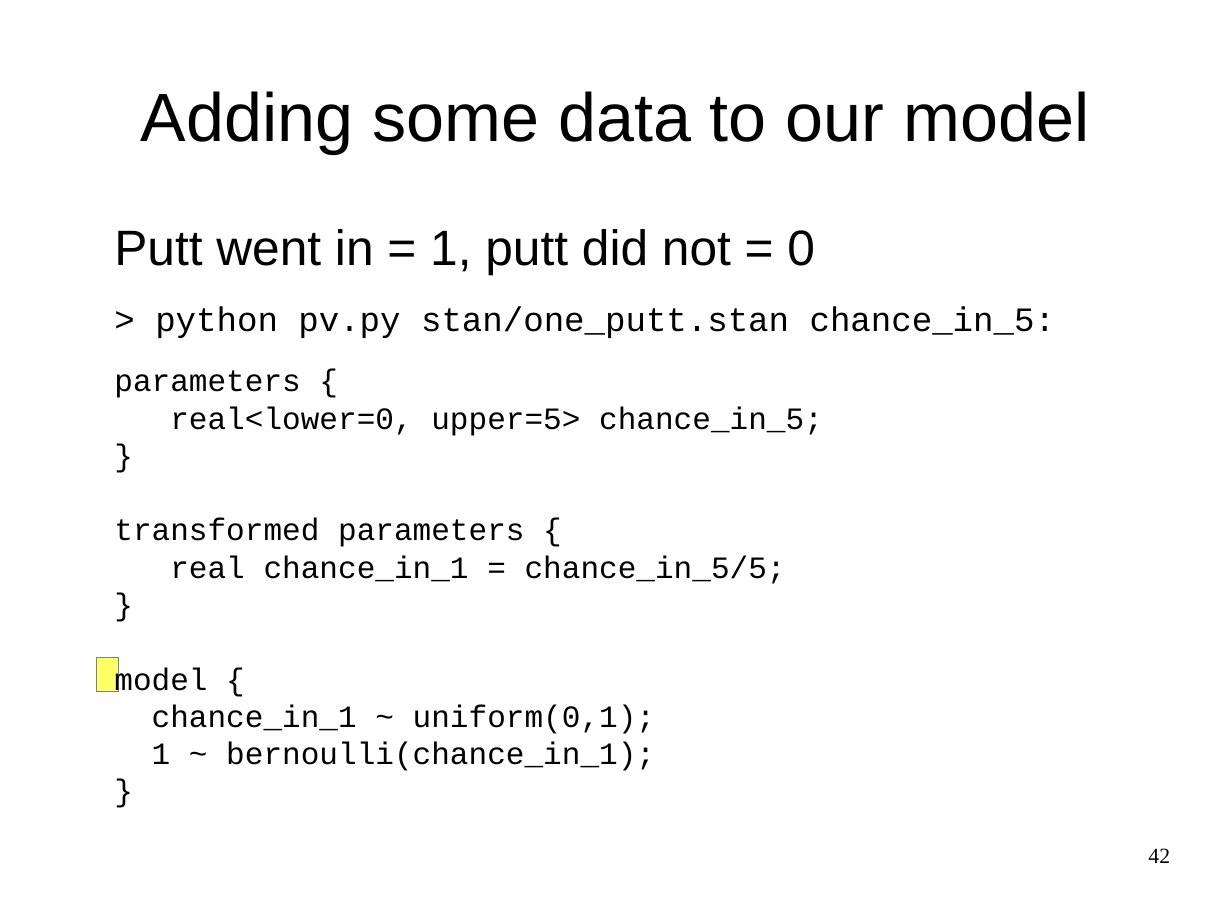
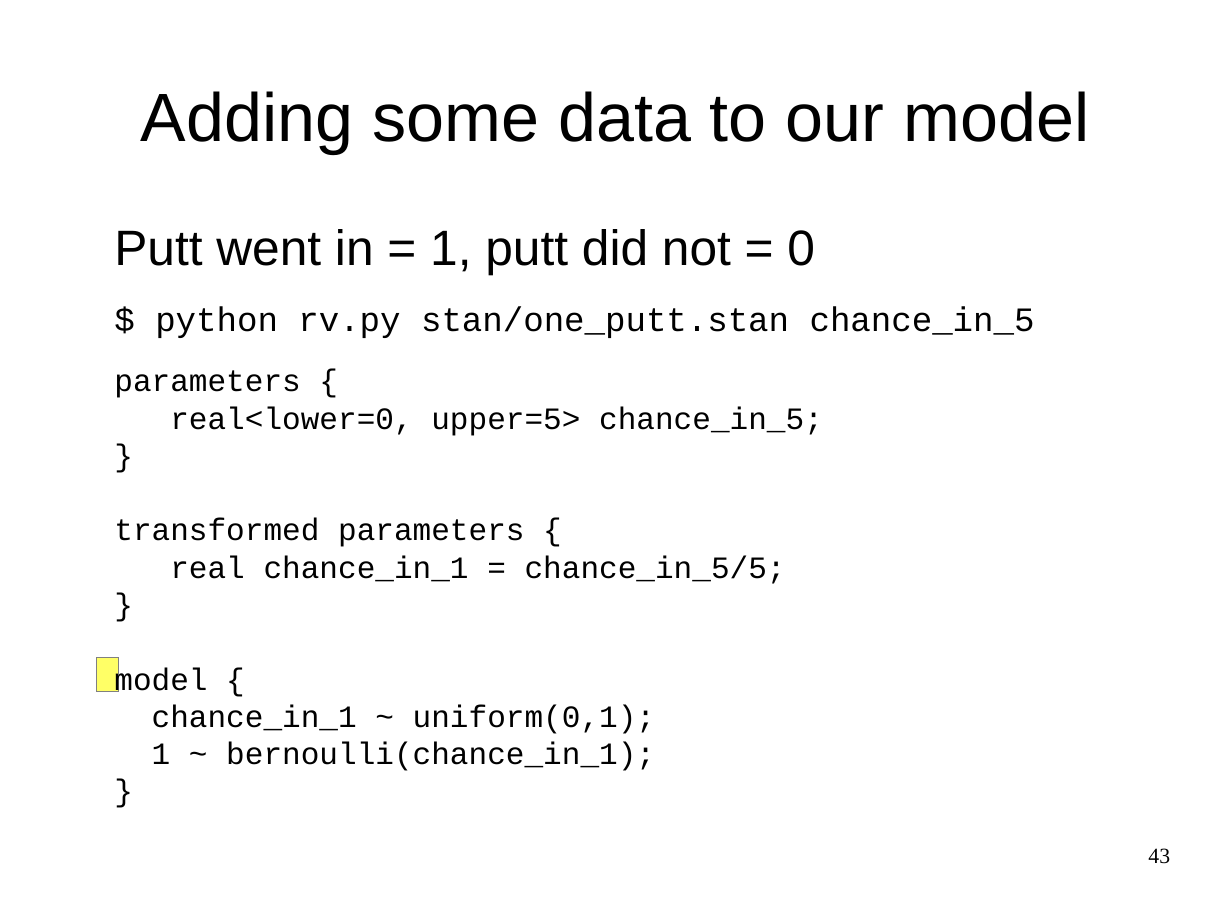
Before and after one commit to breckbaldwin/StanIsThePlanDist, a slide deck: slide 43 of slides/StanIsThePlanPyData.odp (slide 42 before the commit). Drawn at 1232x924 pixels with LibreOffice and Linux fonts; fonts in the diff are those of the drawing. Boxes give left, top, right and bottom in pixels: in the first picture for what was removed or moved away, otherwise in the second. Text is boxed around its words. In the diff, an @@ line names an element or a change of style, - is before the commit and + after.

```diff
--- a/slides/StanIsThePlanPyData.odp
+++ b/slides/StanIsThePlanPyData.odp
@@ text at box(155, 307, 1035, 338): text changed @@
-> python pv.py stan/one_putt.stan chance_in_5:
+$ python rv.py stan/one_putt.stan chance_in_5
@@ page number at box(1148, 848, 1170, 864): text changed @@
-42
+43
```
Also in this commit, not shown: 21 other slides changed, 4 slides added, 2 slides removed, 4 other files.
